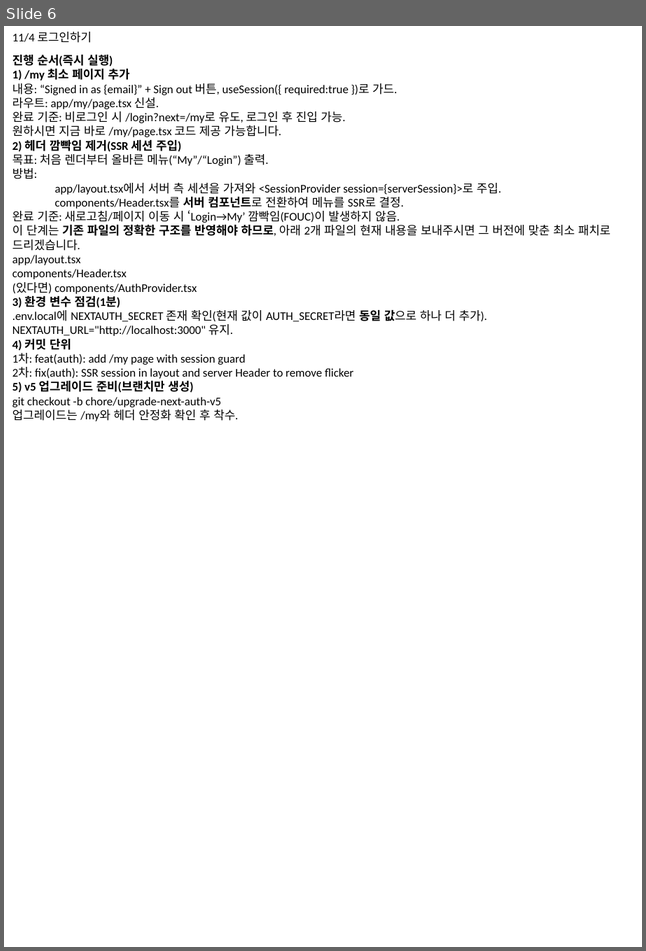
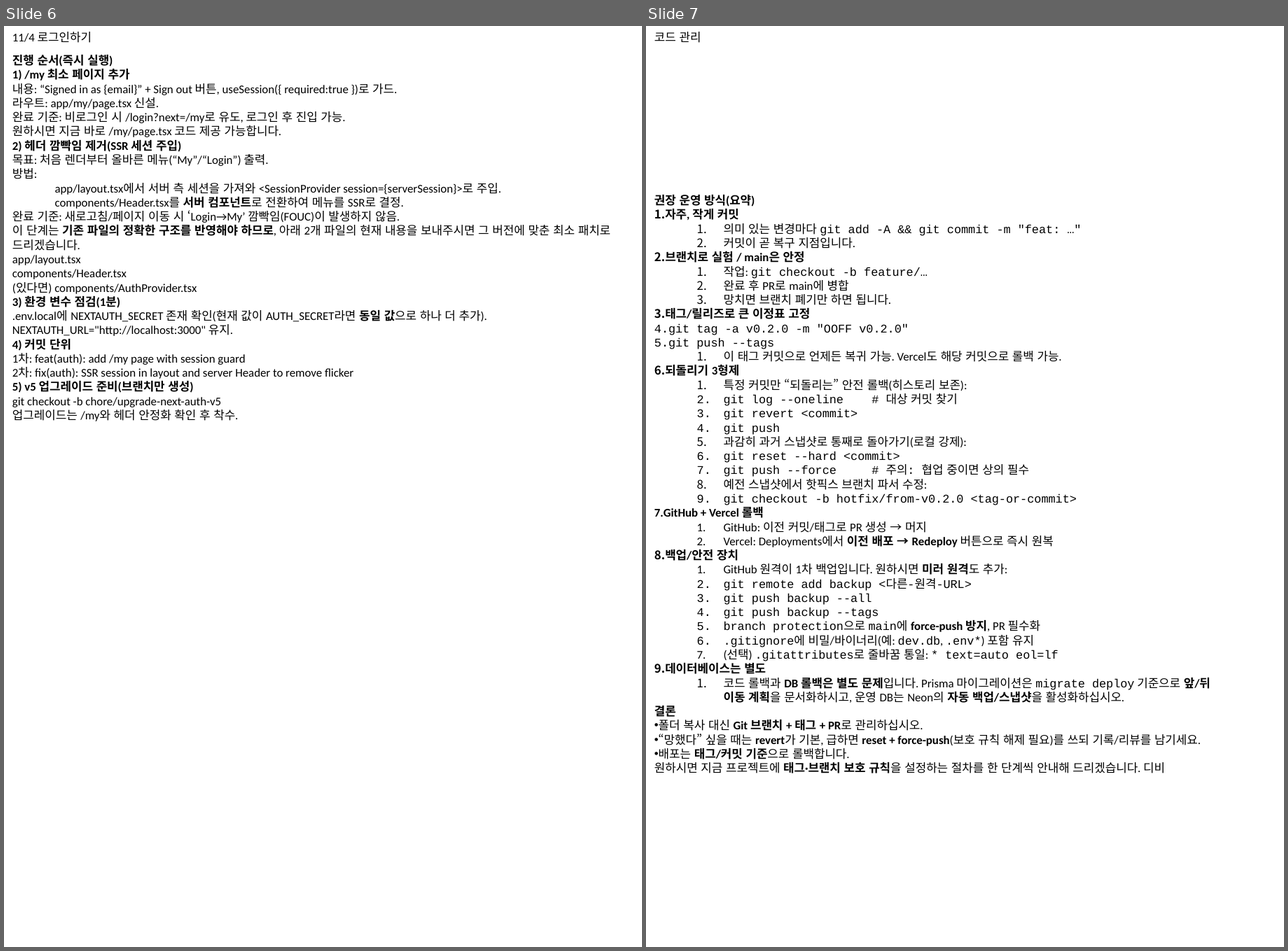
Before and after one commit to SidaeSida/ooff, a slide deck: 진행상황.pptx. Shown side by side, each under a label of ours: slide 6 before the commit, slides 6 and 7 after it. The pictures are 646x951 and 1288x951 pixels, drawn with LibreOffice and Linux fonts; fonts in the diff are those of the drawing. Boxes give left, top, right and bottom in pixels: in the first picture for what was removed or moved away, otherwise in the second. Text is boxed around its words. In the diff, an @@ line names an element or a change of style, - is before the commit and + after.

```diff
--- a/진행상황.pptx
+++ b/진행상황.pptx
@@ slide 7 added at bbox=[646, 26, 1284, 947], background #FFFFFF @@
@@ text added at bbox=[654, 32, 701, 43], 10 pt, text #000000 @@
+코드 관리
@@ text added at bbox=[654, 195, 1210, 774], 10 pt, text #000000 @@
+권장 운영 방식(요약)
+1. 자주, 작게 커밋
+  1. 의미 있는 변경마다 git add -A && git commit -m "feat: …"
+  2. 커밋이 곧 복구 지점입니다.
+2. 브랜치로 실험 / main은 안정
+  1. 작업: git checkout -b feature/…
+  2. 완료 후 PR로 main에 병합
+  3. 망치면 브랜치 폐기만 하면 됩니다.
+3. 태그/릴리즈로 큰 이정표 고정
+4. git tag -a v0.2.0 -m "OOFF v0.2.0"
+5. git push --tags
+  1. 이 태그 커밋으로 언제든 복귀 가능. Vercel도 해당 커밋으로 롤백 가능.
+6. 되돌리기 3형제
+  1. 특정 커밋만 “되돌리는” 안전 롤백(히스토리 보존):
+  2. git log --oneline # 대상 커밋 찾기
+  3. git revert <commit>
+  4. git push
+  5. 과감히 과거 스냅샷로 통째로 돌아가기(로컬 강제):
+  6. git reset --hard <commit>
+  7. git push --force # 주의: 협업 중이면 상의 필수
+  8. 예전 스냅샷에서 핫픽스 브랜치 파서 수정:
+  9. git checkout -b hotfix/from-v0.2.0 <tag-or-commit>
+7. GitHub + Vercel 롤백
+  1. GitHub: 이전 커밋/태그로 PR 생성 → 머지
+  2. Vercel: Deployments에서 이전 배포 → Redeploy 버튼으로 즉시 원복
+8. 백업/안전 장치
+  1. GitHub 원격이 1차 백업입니다. 원하시면 미러 원격도 추가:
+  2. git remote add backup <다른-원격-URL>
+  3. git push backup --all
+  4. git push backup --tags
+  5. branch protection으로 main에 force-push 방지, PR 필수화
+  6. .gitignore에 비밀/바이너리(예: dev.db, .env*) 포함 유지
+  7. (선택) .gitattributes로 줄바꿈 통일: * text=auto eol=lf
+9. 데이터베이스는 별도
+  1. 코드 롤백과 DB 롤백은 별도 문제입니다. Prisma 마이그레이션은 migrate deploy 기준으로 앞/뒤 이동 계획을 문서화하시고, 운영 DB는 Neon의 자동 백업/스냅샷을 활성화하십시오.
+결론
+• 폴더 복사 대신 Git 브랜치 + 태그 + PR로 관리하십시오.
+• “망했다” 싶을 때는 revert가 기본, 급하면 reset + force-push(보호 규칙 해제 필요)를 쓰되 기록/리뷰를 남기세요.
+• 배포는 태그/커밋 기준으로 롤백합니다.
+원하시면 지금 프로젝트에 태그·브랜치 보호 규칙을 설정하는 절차를 한 단계씩 안내해 드리겠습니다. 디비
```
Also in this commit, not shown: 1 slide removed, 7 other files.
